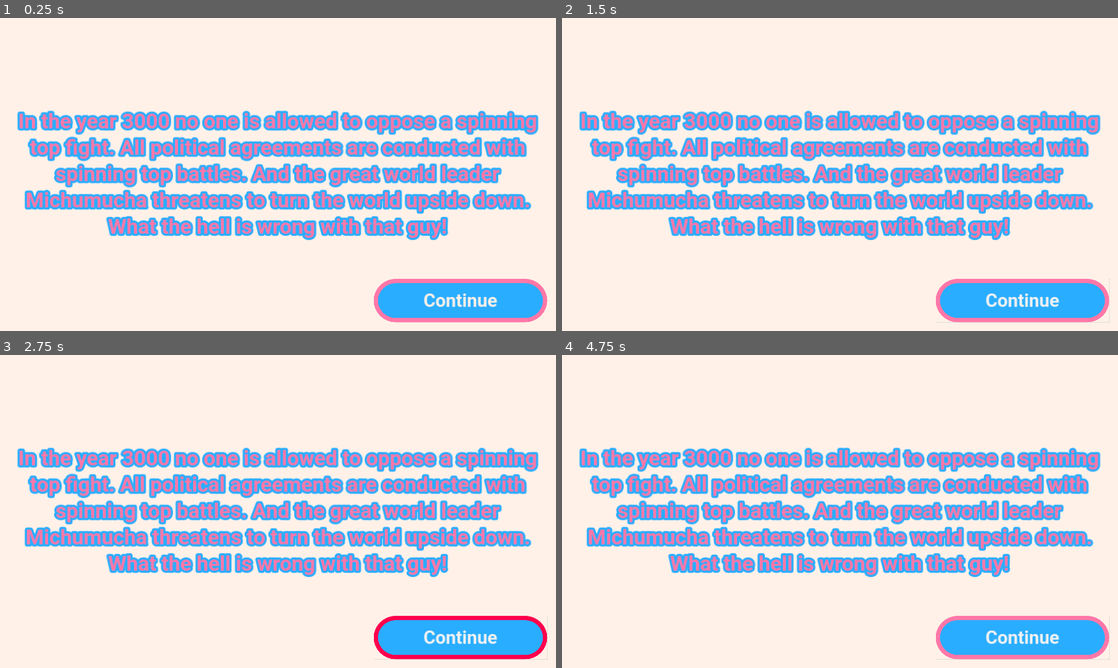
Above: before the commit, frames 1-4 (two rows, left to right).
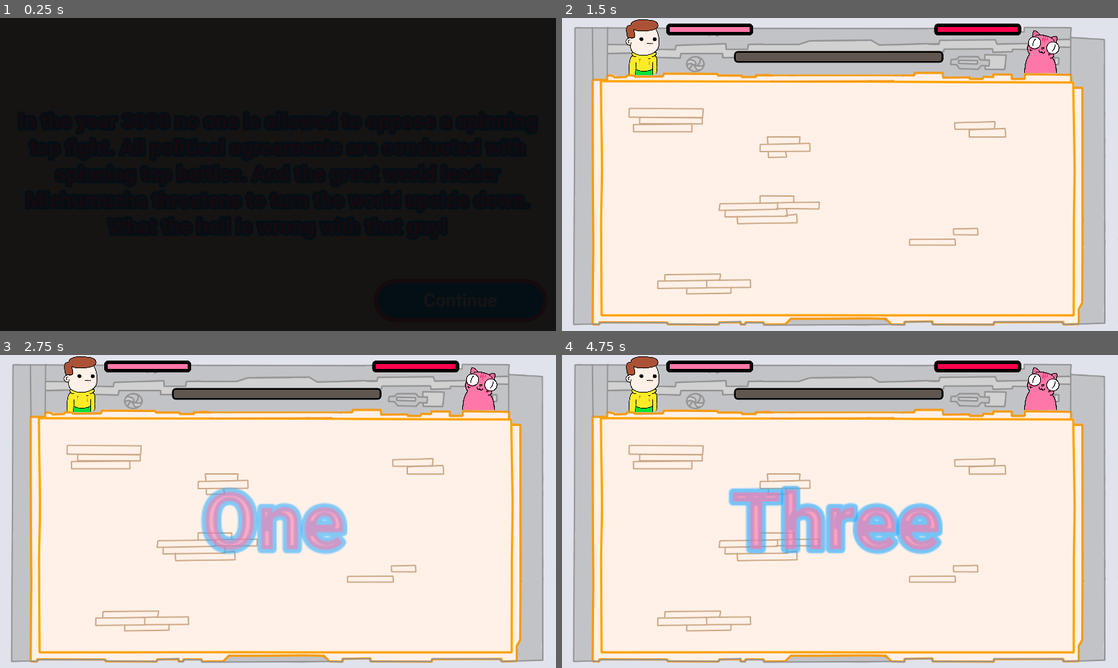
Above: after the commit, the same moments.

Repository: MatiasVME/spinning-battle
Game: Godot game, scene res://main_screens/intro/intro.tscn
Two runs of this game, one before a commit and one after it. Both use one fixed random seed, a clock stepped at 60 frames per second and the inputs below.
Inputs (mouse positions are in pixels of both pictures, inside the frame that each line leads up to):
- Up to frame 1 (0.25 s): no input
- Up to frame 2 (1.5 s): click "Continue" at 0.5 s; click (840, 193) at 1.25 s, where only the run after the commit has a clickable "START"
- Up to frame 3 (2.75 s): click (461, 636) at 2 s, where only the run before the commit has a clickable "Continue"
- Up to frame 4 (4.75 s): click (1023, 636) at 2.75 s, where only the run before the commit has a clickable "Continue"; move the mouse to (962, 495) at 3.52 s; press the mouse at (962, 495) at 3.53 s; move the mouse to (728, 527) at 4.27 s; release the mouse at (728, 527) at 4.28 s; click (728, 527) at 4.35 s

The runs differ from the first frame. In frame 1, 100% of the frame differs, in the area x 0-100%, y 0-100%; in frame 2, 58%; in frame 3, 60%; in frame 4, 60%.

Commit message:
Se añaden sonidos

Diff:
--- a/game/autoloads/Signals.gd
+++ b/game/autoloads/Signals.gd
@@ -1,5 +1,7 @@
 extends Node
 
+
+signal started()
 
 signal boosted(force, is_player)
 
--- /dev/null
+++ b/game/cooldown/cooldown.gd
@@ -0,0 +1,6 @@
+extends Control
+
+
+func _on_anim_animation_finished(anim_name: StringName) -> void:
+	if anim_name == "show":
+		Signals.started.emit()
--- a/game/cooldown/cooldown.tscn
+++ b/game/cooldown/cooldown.tscn
@@ -1,6 +1,11 @@
-[gd_scene load_steps=5 format=3 uid="uid://py0bgy0hljym"]
+[gd_scene load_steps=10 format=3 uid="uid://py0bgy0hljym"]
 
+[ext_resource type="Script" path="res://game/cooldown/cooldown.gd" id="1_babwa"]
 [ext_resource type="FontFile" uid="uid://bkxa3xvcsxrbk" path="res://shared_resources/fonts/roboto/static/Roboto-Bold.ttf" id="1_fdjau"]
+[ext_resource type="AudioStream" uid="uid://cqde6qls103bh" path="res://shared_resources/audio/sfx/1.ogg" id="3_jw5nu"]
+[ext_resource type="AudioStream" uid="uid://u5e0nivewdss" path="res://shared_resources/audio/sfx/2.ogg" id="4_dm4do"]
+[ext_resource type="AudioStream" uid="uid://ligf283hem82" path="res://shared_resources/audio/sfx/3.ogg" id="5_rn6wf"]
+[ext_resource type="AudioStream" uid="uid://p8g66qxua45t" path="res://shared_resources/audio/sfx/go.ogg" id="6_aibwe"]
 
 [sub_resource type="Animation" id="Animation_aiwhx"]
 length = 0.001
@@ -26,11 +31,11 @@
 "times": PackedFloat32Array(0),
 "transitions": PackedFloat32Array(1),
 "update": 0,
-"values": [Color(1, 1, 1, 1)]
+"values": [Color(1, 1, 1, 0)]
 }
 
 [sub_resource type="Animation" id="Animation_2qo5o"]
-resource_name = "Show"
+resource_name = "show"
 length = 5.0
 step = 0.1
 tracks/0/type = "value"
@@ -57,11 +62,35 @@
 "update": 0,
 "values": [Color(1, 1, 1, 1), Color(1, 1, 1, 0), Color(1, 1, 1, 1), Color(1, 1, 1, 0), Color(1, 1, 1, 1), Color(1, 1, 1, 0), Color(1, 1, 1, 1), Color(1, 1, 1, 0)]
 }
+tracks/2/type = "value"
+tracks/2/imported = false
+tracks/2/enabled = true
+tracks/2/path = NodePath("Audio:stream")
+tracks/2/interp = 1
+tracks/2/loop_wrap = true
+tracks/2/keys = {
+"times": PackedFloat32Array(1, 2, 3, 4),
+"transitions": PackedFloat32Array(1, 1, 1, 1),
+"update": 1,
+"values": [ExtResource("3_jw5nu"), ExtResource("4_dm4do"), ExtResource("5_rn6wf"), ExtResource("6_aibwe")]
+}
+tracks/3/type = "value"
+tracks/3/imported = false
+tracks/3/enabled = true
+tracks/3/path = NodePath("Audio:playing")
+tracks/3/interp = 1
+tracks/3/loop_wrap = true
+tracks/3/keys = {
+"times": PackedFloat32Array(1, 2, 3, 4),
+"transitions": PackedFloat32Array(1, 1, 1, 1),
+"update": 1,
+"values": [true, true, true, true]
+}
 
 [sub_resource type="AnimationLibrary" id="AnimationLibrary_vocmm"]
 _data = {
 "RESET": SubResource("Animation_aiwhx"),
-"Show": SubResource("Animation_2qo5o")
+"show": SubResource("Animation_2qo5o")
 }
 
 [node name="Cooldown" type="Control"]
@@ -71,8 +100,10 @@
 anchor_bottom = 1.0
 grow_horizontal = 2
 grow_vertical = 2
+script = ExtResource("1_babwa")
 
 [node name="Intro" type="Label" parent="."]
+modulate = Color(1, 1, 1, 0)
 custom_minimum_size = Vector2(500, 200)
 layout_mode = 1
 anchors_preset = 8
@@ -102,4 +133,10 @@
 libraries = {
 "": SubResource("AnimationLibrary_vocmm")
 }
-autoplay = "Show"
+autoplay = "show"
+
+[node name="Audio" type="AudioStreamPlayer" parent="."]
+stream = ExtResource("3_jw5nu")
+volume_db = -20.0
+
+[connection signal="animation_finished" from="Anim" to="." method="_on_anim_animation_finished"]
--- a/game/hud/hud.tscn
+++ b/game/hud/hud.tscn
@@ -1,9 +1,11 @@
-[gd_scene load_steps=9 format=3 uid="uid://ffuxbuuj0hvv"]
+[gd_scene load_steps=11 format=3 uid="uid://ffuxbuuj0hvv"]
 
 [ext_resource type="Script" path="res://game/hud/hud.gd" id="1_aur1m"]
 [ext_resource type="Texture2D" uid="uid://siqelu8xot0r" path="res://game/stage/mapaBatalla.png" id="1_phir1"]
 [ext_resource type="Texture2D" uid="uid://bkmohkyyah5j3" path="res://game/avatars/player.webp" id="2_jyk6s"]
 [ext_resource type="Texture2D" uid="uid://b808qfbqockur" path="res://game/avatars/boss_cat.webp" id="3_m6e2j"]
+[ext_resource type="Texture2D" uid="uid://bqxng8gv5gmii" path="res://game/avatars/bossKing.png" id="5_dqweu"]
+[ext_resource type="Texture2D" uid="uid://dy3d4dmjf1mbq" path="res://game/avatars/bossLagarto.png" id="6_vno1h"]
 
 [sub_resource type="StyleBoxFlat" id="StyleBoxFlat_3j3y4"]
 bg_color = Color(0.372549, 0.341176, 0.309804, 1)
@@ -37,6 +39,22 @@
 }],
 "loop": true,
 "name": &"cat",
+"speed": 5.0
+}, {
+"frames": [{
+"duration": 1.0,
+"texture": ExtResource("5_dqweu")
+}],
+"loop": true,
+"name": &"king",
+"speed": 5.0
+}, {
+"frames": [{
+"duration": 1.0,
+"texture": ExtResource("6_vno1h")
+}],
+"loop": true,
+"name": &"lagarto",
 "speed": 5.0
 }]
 
--- a/game/spiner/spiner.gd
+++ b/game/spiner/spiner.gd
@@ -43,6 +43,7 @@
 
 		$Sprite["self_modulate"] = Color.WHITE
 		can_damage = false
+		_play_rand_sound_bounce()
 
 
 func _on_boosted(force, is_player):
@@ -56,6 +57,16 @@
 	if is_instance_valid(ref_enemy_spinner) and is_instance_valid(self):
 		var dir = (ref_enemy_spinner.global_position - global_position).normalized()
 		apply_central_impulse(dir * force)
+
+
+func _play_rand_sound_hit():
+	var rand_sound = $Hits.get_children()
+	rand_sound[randi_range(0, rand_sound.size() - 1)].play()
+
+
+func _play_rand_sound_bounce():
+	var rand_sound = $Bounce.get_children()
+	rand_sound[randi_range(0, rand_sound.size() - 1)].play()
 
 
 func _on_timer_timeout() -> void:
@@ -81,11 +92,13 @@
 			calc_damage = int((absi(linear_velocity.x) + absi(linear_velocity.y)) * 0.2)
 			Main.player_hp -= calc_damage
 
-		if calc_damage != 0:
+		if calc_damage != 0 and can_damage:
 			var damage_effect = damage_effect_rec.instantiate()
 			damage_effect.show_damage(calc_damage)
 			get_parent().add_child(damage_effect)
 			damage_effect.global_position = ref_enemy_spinner.global_position
 
+			_play_rand_sound_hit()
+
 		$Sprite["self_modulate"] = Color.WHITE
 		can_damage = false
--- a/game/spiner/spiner.tscn
+++ b/game/spiner/spiner.tscn
@@ -1,8 +1,18 @@
-[gd_scene load_steps=14 format=3 uid="uid://c2itqdhuwutdm"]
+[gd_scene load_steps=24 format=3 uid="uid://c2itqdhuwutdm"]
 
 [ext_resource type="Script" path="res://game/spiner/spiner.gd" id="1_xpuqu"]
 [ext_resource type="Texture2D" uid="uid://dbhtx7x0kl5dw" path="res://game/spiner/spiner_cat.png" id="2_63yhg"]
 [ext_resource type="Texture2D" uid="uid://bildg5q5iqwyj" path="res://game/spiner/spiner_player.png" id="3_yruae"]
+[ext_resource type="AudioStream" uid="uid://bokux45kxrivl" path="res://shared_resources/audio/sfx/hit_heavy_1.ogg" id="4_c1eyt"]
+[ext_resource type="AudioStream" uid="uid://ccskxapa3vyo7" path="res://shared_resources/audio/sfx/hit_heavy_2.ogg" id="5_27sg0"]
+[ext_resource type="AudioStream" uid="uid://dq7agu5s40snl" path="res://shared_resources/audio/sfx/hit_heavy_3.ogg" id="6_12tni"]
+[ext_resource type="AudioStream" uid="uid://yw5m4i5l1433" path="res://shared_resources/audio/sfx/hit_heavy_4.ogg" id="7_amnmw"]
+[ext_resource type="AudioStream" uid="uid://vvuebhm4cu6w" path="res://shared_resources/audio/sfx/hit_heavy_5.ogg" id="8_srv7w"]
+[ext_resource type="AudioStream" uid="uid://dsw8u2kivmbl5" path="res://shared_resources/audio/sfx/hit_light_1.ogg" id="9_vemjs"]
+[ext_resource type="AudioStream" uid="uid://cun6fbtklagrq" path="res://shared_resources/audio/sfx/hit_light_2.ogg" id="10_tduyo"]
+[ext_resource type="AudioStream" uid="uid://bowtkhvgwcfq8" path="res://shared_resources/audio/sfx/hit_light_3.ogg" id="11_000wj"]
+[ext_resource type="AudioStream" uid="uid://csiwh5x8vnq5x" path="res://shared_resources/audio/sfx/hit_light_4.ogg" id="12_6tom5"]
+[ext_resource type="AudioStream" uid="uid://wuquv4va0awv" path="res://shared_resources/audio/sfx/hit_light_5.ogg" id="13_3cfy1"]
 
 [sub_resource type="PhysicsMaterial" id="PhysicsMaterial_p6msk"]
 bounce = 0.8
@@ -134,8 +144,6 @@
 [node name="Spiner" type="RigidBody2D"]
 physics_material_override = SubResource("PhysicsMaterial_p6msk")
 can_sleep = false
-lock_rotation = true
-freeze_mode = 1
 contact_monitor = true
 max_contacts_reported = 1
 script = ExtResource("1_xpuqu")
@@ -168,5 +176,49 @@
 [node name="Collision" type="CollisionShape2D" parent="Area"]
 shape = SubResource("CircleShape2D_rmkum")
 
+[node name="Hits" type="Node2D" parent="."]
+
+[node name="Hit1" type="AudioStreamPlayer2D" parent="Hits"]
+stream = ExtResource("4_c1eyt")
+max_distance = 1280.0
+
+[node name="Hit2" type="AudioStreamPlayer2D" parent="Hits"]
+stream = ExtResource("5_27sg0")
+max_distance = 1280.0
+
+[node name="Hit3" type="AudioStreamPlayer2D" parent="Hits"]
+stream = ExtResource("6_12tni")
+max_distance = 1280.0
+
+[node name="Hit4" type="AudioStreamPlayer2D" parent="Hits"]
+stream = ExtResource("7_amnmw")
+max_distance = 1280.0
+
+[node name="Hit5" type="AudioStreamPlayer2D" parent="Hits"]
+stream = ExtResource("8_srv7w")
+max_distance = 1280.0
+
+[node name="Bounce" type="Node2D" parent="."]
+
+[node name="Hit1" type="AudioStreamPlayer2D" parent="Bounce"]
+stream = ExtResource("9_vemjs")
+max_distance = 1280.0
+
+[node name="Hit2" type="AudioStreamPlayer2D" parent="Bounce"]
+stream = ExtResource("10_tduyo")
+max_distance = 1280.0
+
+[node name="Hit3" type="AudioStreamPlayer2D" parent="Bounce"]
+stream = ExtResource("11_000wj")
+max_distance = 1280.0
+
+[node name="Hit4" type="AudioStreamPlayer2D" parent="Bounce"]
+stream = ExtResource("12_6tom5")
+max_distance = 1280.0
+
+[node name="Hit5" type="AudioStreamPlayer2D" parent="Bounce"]
+stream = ExtResource("13_3cfy1")
+max_distance = 1280.0
+
 [connection signal="timeout" from="Timer" to="." method="_on_timer_timeout"]
 [connection signal="body_entered" from="Area" to="." method="_on_area_body_entered"]
--- a/game/stage/stage.gd
+++ b/game/stage/stage.gd
@@ -7,14 +7,7 @@
 
 
 func _ready() -> void:
-	create_player_spiner()
-	create_boss_spiner()
-
-	player_spiner.ref_enemy_spinner = boss_spiner
-	boss_spiner.ref_enemy_spinner = player_spiner
-
-	Signals.player_dead.connect(_on_player_dead)
-	Signals.enemy_dead.connect(_on_enemy_dead)
+	Signals.started.connect(_on_started)
 
 
 func create_player_spiner():
@@ -35,6 +28,17 @@
 	add_child(spiner_inst)
 
 
+func _on_started():
+	create_player_spiner()
+	create_boss_spiner()
+
+	player_spiner.ref_enemy_spinner = boss_spiner
+	boss_spiner.ref_enemy_spinner = player_spiner
+
+	Signals.player_dead.connect(_on_player_dead)
+	Signals.enemy_dead.connect(_on_enemy_dead)
+
+
 func _on_player_dead():
 	player_spiner.queue_free()
 
--- a/game/stage/stage.tscn
+++ b/game/stage/stage.tscn
@@ -1,9 +1,10 @@
-[gd_scene load_steps=5 format=3 uid="uid://d13xfdsi4bpip"]
+[gd_scene load_steps=6 format=3 uid="uid://d13xfdsi4bpip"]
 
 [ext_resource type="Script" path="res://game/stage/stage.gd" id="1_4pmbq"]
 [ext_resource type="Texture2D" uid="uid://siqelu8xot0r" path="res://game/stage/mapaBatalla.png" id="1_nnjvv"]
 [ext_resource type="PackedScene" uid="uid://dxd0bxq1sqix6" path="res://game/bar/bar.tscn" id="3_nma2k"]
 [ext_resource type="PackedScene" uid="uid://ffuxbuuj0hvv" path="res://game/hud/hud.tscn" id="4_cjk3c"]
+[ext_resource type="PackedScene" uid="uid://py0bgy0hljym" path="res://game/cooldown/cooldown.tscn" id="5_vslli"]
 
 [node name="Stage" type="Node2D"]
 script = ExtResource("1_4pmbq")
@@ -21,9 +22,15 @@
 
 [node name="Bar" parent="." instance=ExtResource("3_nma2k")]
 offset_left = 396.0
-offset_top = 56.0
+offset_top = 76.0
 offset_right = 878.0
-offset_bottom = 83.0
+offset_bottom = 103.0
 value = 0.0
 
 [node name="Hud" parent="." instance=ExtResource("4_cjk3c")]
+
+[node name="Cooldown" parent="." instance=ExtResource("5_vslli")]
+offset_left = 631.0
+offset_top = 385.0
+offset_right = 631.0
+offset_bottom = 385.0
--- /dev/null
+++ b/main_screens/intro/intro.gd
@@ -0,0 +1,6 @@
+extends Control
+
+
+
+func _on_continue_pressed() -> void:
+	get_tree().change_scene_to_file("res://main_screens/main_menu/main_menu.tscn")
--- a/main_screens/intro/intro.tscn
+++ b/main_screens/intro/intro.tscn
@@ -1,6 +1,7 @@
-[gd_scene load_steps=5 format=3 uid="uid://c1raixs88qyj7"]
+[gd_scene load_steps=9 format=3 uid="uid://c1raixs88qyj7"]
 
 [ext_resource type="FontFile" uid="uid://bkxa3xvcsxrbk" path="res://shared_resources/fonts/roboto/static/Roboto-Bold.ttf" id="1_obl8q"]
+[ext_resource type="Script" path="res://main_screens/intro/intro.gd" id="1_pdbju"]
 
 [sub_resource type="StyleBoxFlat" id="StyleBoxFlat_6oqgn"]
 bg_color = Color(0.160784, 0.678431, 1, 1)
@@ -38,6 +39,43 @@
 corner_radius_bottom_right = 50
 corner_radius_bottom_left = 50
 
+[sub_resource type="Animation" id="Animation_58tyq"]
+length = 0.001
+tracks/0/type = "value"
+tracks/0/imported = false
+tracks/0/enabled = true
+tracks/0/path = NodePath("Background2:color")
+tracks/0/interp = 1
+tracks/0/loop_wrap = true
+tracks/0/keys = {
+"times": PackedFloat32Array(0),
+"transitions": PackedFloat32Array(1),
+"update": 0,
+"values": [Color(0, 0, 0, 1)]
+}
+
+[sub_resource type="Animation" id="Animation_0whro"]
+resource_name = "hide"
+length = 3.0
+tracks/0/type = "value"
+tracks/0/imported = false
+tracks/0/enabled = true
+tracks/0/path = NodePath("Background2:color")
+tracks/0/interp = 1
+tracks/0/loop_wrap = true
+tracks/0/keys = {
+"times": PackedFloat32Array(0, 3),
+"transitions": PackedFloat32Array(1, 1),
+"update": 0,
+"values": [Color(0, 0, 0, 1), Color(0, 0, 0, 0)]
+}
+
+[sub_resource type="AnimationLibrary" id="AnimationLibrary_sq6vp"]
+_data = {
+"RESET": SubResource("Animation_58tyq"),
+"hide": SubResource("Animation_0whro")
+}
+
 [node name="Intro" type="Control"]
 layout_mode = 3
 anchors_preset = 15
@@ -45,6 +83,7 @@
 anchor_bottom = 1.0
 grow_horizontal = 2
 grow_vertical = 2
+script = ExtResource("1_pdbju")
 
 [node name="Background" type="ColorRect" parent="."]
 layout_mode = 1
@@ -72,16 +111,6 @@
 vertical_alignment = 1
 autowrap_mode = 3
 
-[node name="Background2" type="ColorRect" parent="."]
-visible = false
-layout_mode = 1
-anchors_preset = 15
-anchor_right = 1.0
-anchor_bottom = 1.0
-grow_horizontal = 2
-grow_vertical = 2
-color = Color(0, 0, 0, 1)
-
 [node name="Margin" type="MarginContainer" parent="."]
 layout_mode = 1
 anchors_preset = 3
@@ -107,3 +136,21 @@
 theme_override_styles/pressed = SubResource("StyleBoxFlat_cu812")
 theme_override_styles/normal = SubResource("StyleBoxFlat_u37f4")
 text = "Continue"
+
+[node name="Background2" type="ColorRect" parent="."]
+layout_mode = 1
+anchors_preset = 15
+anchor_right = 1.0
+anchor_bottom = 1.0
+grow_horizontal = 2
+grow_vertical = 2
+mouse_filter = 2
+color = Color(0, 0, 0, 1)
+
+[node name="Anim" type="AnimationPlayer" parent="."]
+libraries = {
+"": SubResource("AnimationLibrary_sq6vp")
+}
+autoplay = "hide"
+
+[connection signal="pressed" from="Margin/Continue" to="." method="_on_continue_pressed"]
Binary file added: game/avatars/bossKing.png
Not shown, added: game/avatars/bossKing.png.import
Binary file added: game/avatars/bossLagarto.png
Not shown, added: game/avatars/bossLagarto.png.import
Binary file added: game/stage/nivelGatito.png
Not shown, added: game/stage/nivelGatito.png.import
Binary file added: game/stage/nivelLagarto.png
Not shown, added: game/stage/nivelLagarto.png.import
Not shown, added: shared_resources/audio/sfx/1.ogg.import
Not shown, added: shared_resources/audio/sfx/2.ogg.import
Not shown, added: shared_resources/audio/sfx/3.ogg.import
Not shown, added: shared_resources/audio/sfx/game_over.ogg.import
(and 31 more such lines)
